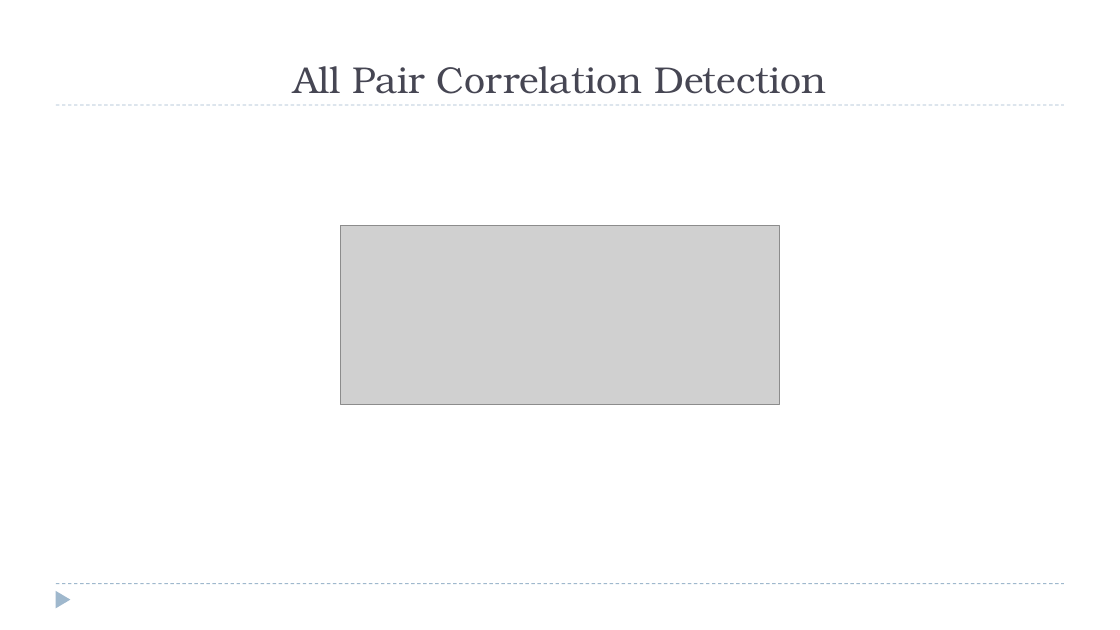
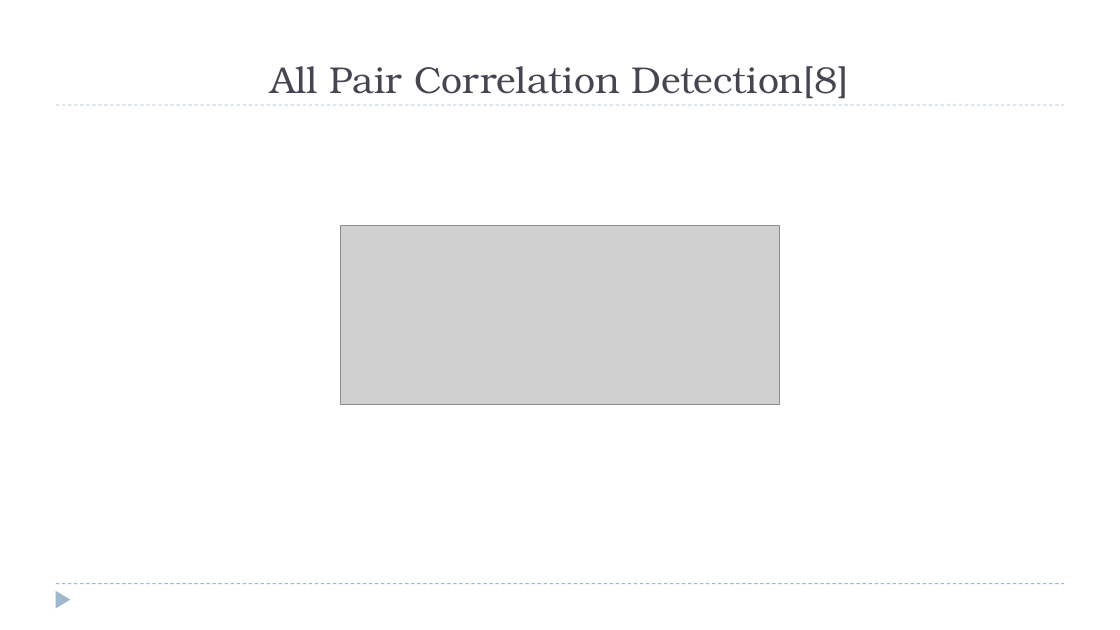
Before and after one commit to zixiaojindao/time-series-survey, a slide deck: slide 42 of slide/tsdm.pptx (slide 39 before the commit). Drawn at 1120x630 pixels with LibreOffice and Linux fonts; fonts in the diff are those of the drawing; grey boxes stand for pictures. Boxes give left, top, right and bottom in pixels: in the first picture for what was removed or moved away, otherwise in the second. Text is boxed around its words. In the diff, an @@ line names an element or a change of style, - is before the commit and + after.

```diff
--- a/slide/tsdm.pptx
+++ b/slide/tsdm.pptx
@@ title at (270,66,850,99): text changed @@
-All Pair Correlation Detection
+All Pair Correlation Detection[8]
```
Also in this commit, not shown: 2 other slides changed, 5 slides added, 1 slide removed.
